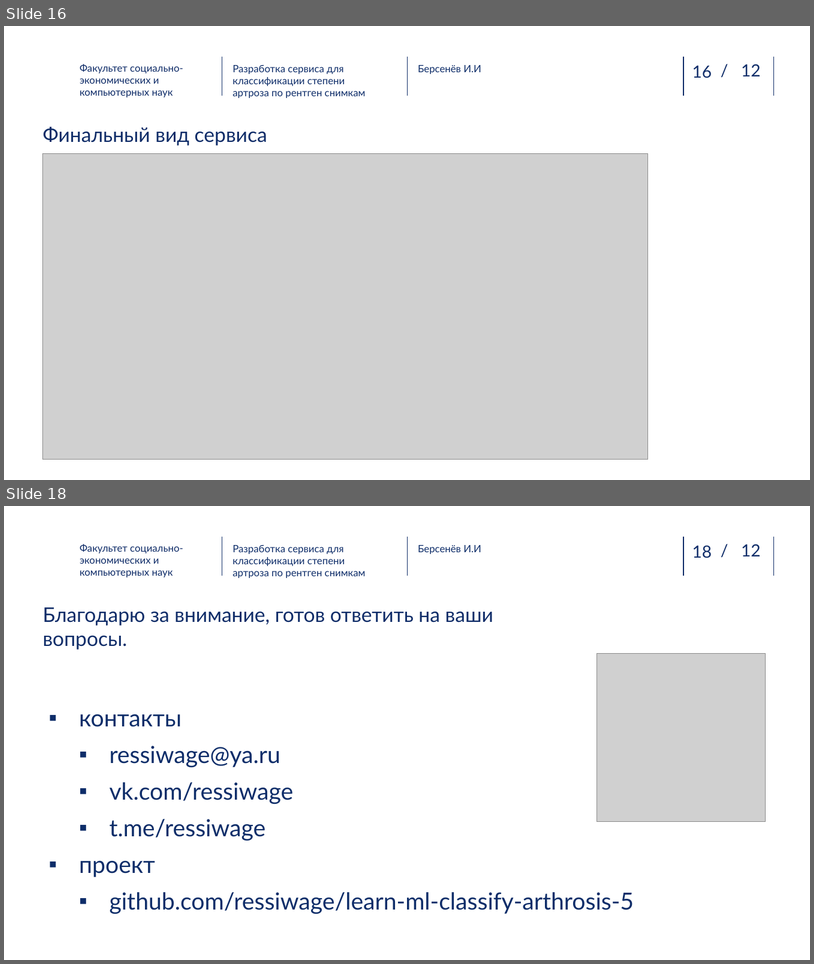
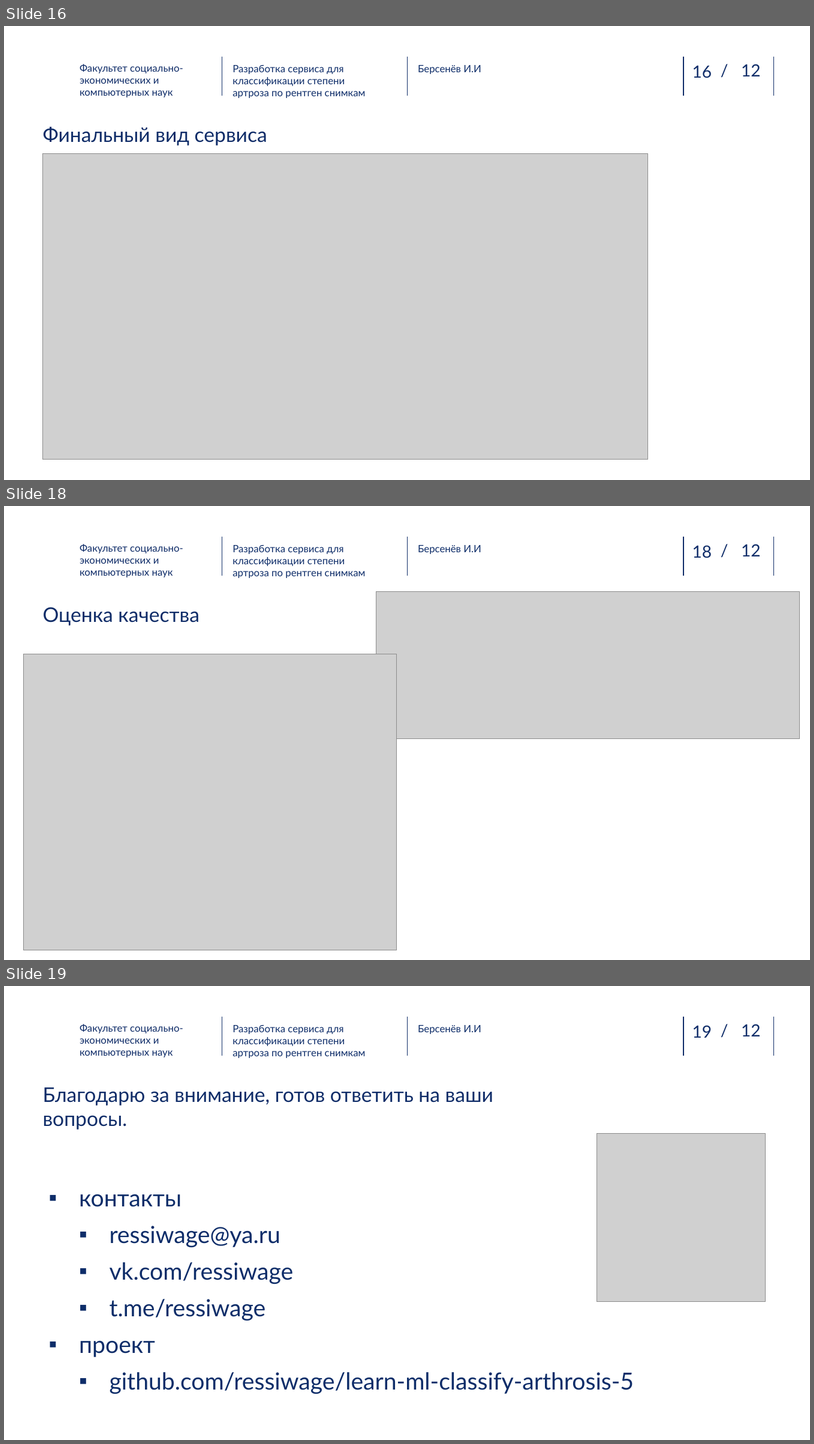
Before and after one commit to ressiwage/LEARN-ml-classify-arthrosis-5, a slide deck: documents/защита презентация.pptx. Shown one above the other, each under a label of ours: slides 16 and 18 before the commit, slides 16, 18 and 19 after it; the slides between them are not shown. The pictures are 814x964 and 814x1444 pixels, drawn with LibreOffice and Linux fonts; fonts in the diff are those of the drawing; grey boxes stand for pictures; background and template pictures are left out. Boxes give left, top, right and bottom in pixels: in the first picture for what was removed or moved away, otherwise in the second. Text is boxed around its words. In the diff, an @@ line names an element or a change of style, - is before the commit and + after.

```diff
--- a/documents/защита презентация.pptx
+++ b/documents/защита презентация.pptx
@@ slide 18 added at [4,506,810,960], background picture (left out); not listed: 6 template elements that a slide beside it also shows @@
@@ text added at [80,544,183,577], 12 pt, text #0F2C68 @@
+Факультет социально-экономических и компьютерных наук
@@ text added at [233,545,366,578], 12 pt, text #0E2D69 @@
+Разработка сервиса для классификации степени артроза по рентген снимкам
@@ text added at [418,545,482,554], 12 pt, text #0E2D69 @@
+Берсенёв И.И
@@ picture added at [377,592,801,739] @@
@@ title added at [43,607,200,625], 24 pt, text #0F2C68 @@
+Оценка качества
@@ picture added at [23,654,396,950] @@
@@ what was slide 18 is now slide 19 @@
@@ page number at [693,1025,713,1038]: text changed @@
-18
+19
```
Also in this commit, not shown: 1 slide changed, 4 other files.
